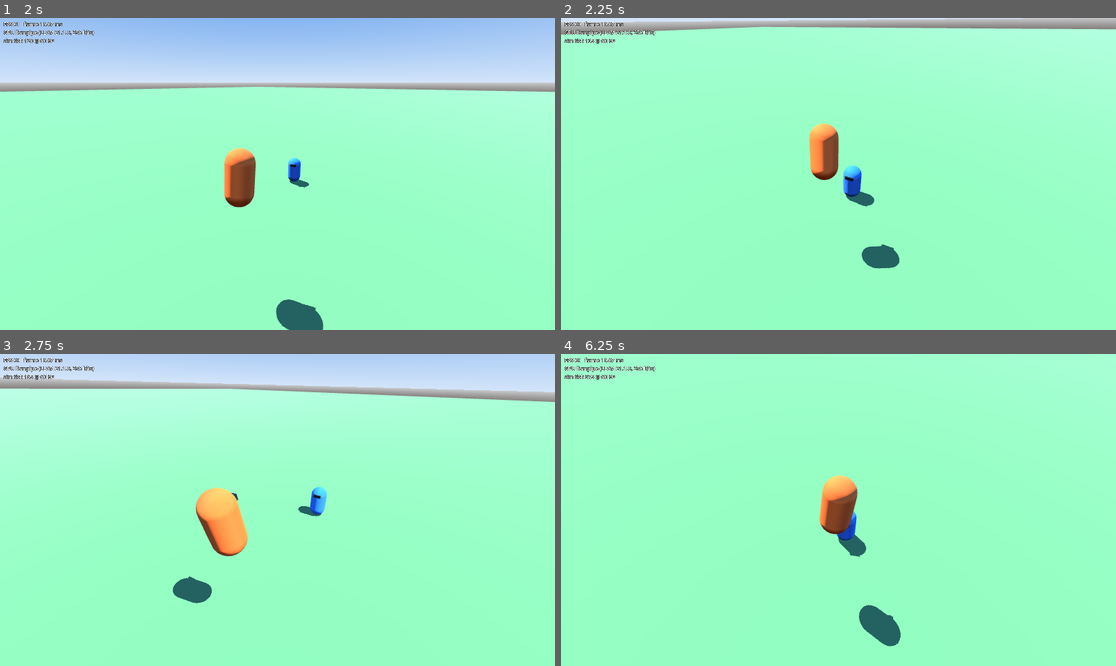
Above: before the commit, frames 1-4 (two rows, left to right).
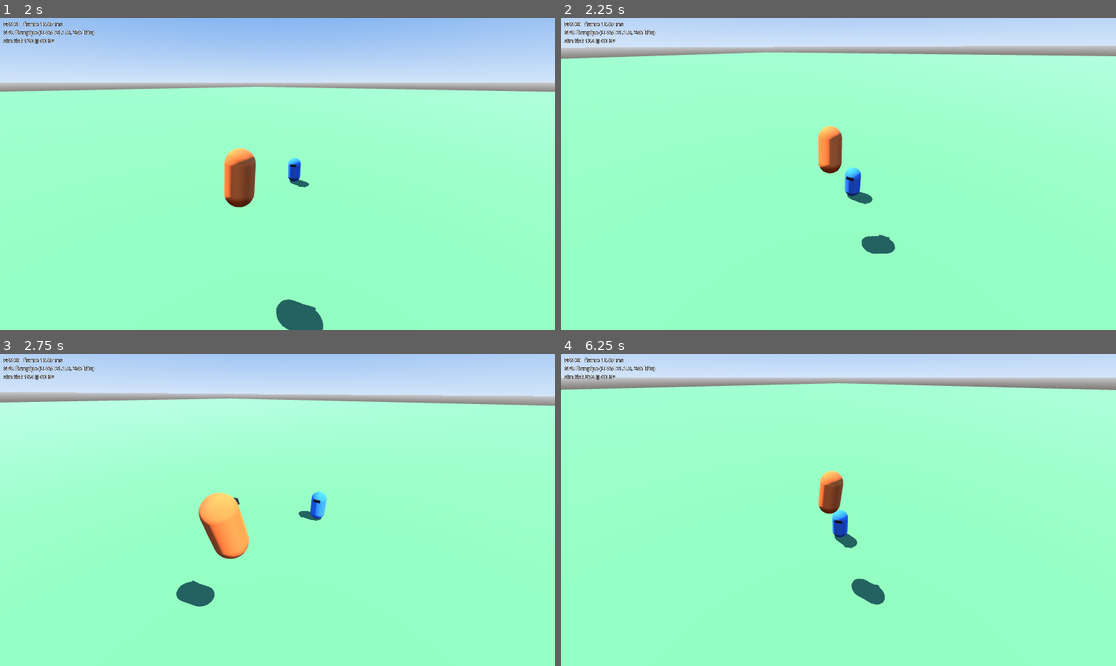
Above: after the commit, the same moments.

Repository: ArnabChatterjee20k/skybreak
Game: Godot game, scene res://game/levels/test_arena.tscn
The game is run twice, just before and just after one commit, with the same random seed, the same clock (stepped at 60 frames per second) and the same inputs.
Inputs (mouse positions are in pixels of both pictures, inside the frame that each line leads up to):
- Up to frame 1 (2 s): tap Enter at 0.5 s; move the mouse to (399, 158) at 0.52 s; hold D (move_right) 0.53-1.28 s; tap Space (ascend) at 0.6 s; click (399, 158) at 0.67 s; move the mouse to (249, 174) at 1.27 s; hold W (move_forward) from 1.28 s (still down); tap E (fighter_block) at 1.35 s
- Up to frame 2 (2.25 s): keep holding W (move_forward); move the mouse to (849, 167) at 2.02 s; tap X (fighter_breaker) at 2.1 s
- Up to frame 3 (2.75 s): keep holding W (move_forward)
- Up to frame 4 (6.25 s): move the mouse to (832, 516) at 2.77 s; tap R (fighter_charge) at 2.85 s; click (832, 516) at 2.92 s; move the mouse to (877, 513) at 3.52 s; tap Shift (fighter_dash) at 3.6 s; move the mouse to (794, 506) at 4.27 s; tap F (fighter_grab) at 4.35 s; move the mouse to (844, 510) at 5.02 s; right-click (844, 510) at 5.1 s; click (844, 510) at 5.17 s; move the mouse to (816, 503) at 5.77 s; release W (move_forward) at 5.78 s; hold D (move_right) from 5.78 s (still down); tap Q (fighter_ki_blast) at 5.85 s

Frame 1 is identical in both runs. In frame 2, 13% of the frame differs, in the area x 0-100%, y 0-81%; in frame 3, 6.2%; in frame 4, 13%.

Commit message:
Limit locked camera pitch; pull back and widen FOV instead (T-102b)
With a big height gap the locked camera tilted up to 83 degrees down,
nearly top-down. Now the boom pitch is clamped and, if looking at the
fighters' midpoint is still steeper than 35 degrees down or 25 degrees up,
the camera slides horizontally away from that point until it is exactly at
the limit. The FOV widens linearly once the height angle between the
fighters passes the limit, up to +10 degrees, and FighterCamera eases to it.

Co-Authored-By: Claude Opus 5.5 <noreply@anthropic.com>

Diff:
--- a/game/levels/test_arena.tscn
+++ b/game/levels/test_arena.tscn
@@ -49,7 +49,7 @@
 body_color = Color(0.2, 0.45, 0.95, 1)
 
 [node name="FighterCamera" type="Camera3D" parent="."]
-fov = 75.0
+base_fov = 75.0
 far = 2000.0
 script = ExtResource("5_camera")
 
--- a/game/view/camera/fighter_camera.gd
+++ b/game/view/camera/fighter_camera.gd
@@ -3,6 +3,10 @@
 ## Fight camera. Free orbit around the player when unlocked; over-the-shoulder
 ## framing of both fighters when locked on. Click captures the mouse, Esc frees it.
 
+## Vertical FOV in degrees; the locked camera widens it for big height gaps.
+@export var base_fov := 75.0
+## How fast the FOV eases to its goal, per second.
+@export var fov_sharpness := 6.0
 ## Radians of camera turn per pixel of mouse movement.
 @export var mouse_sensitivity := 0.0025
 ## Exponential smoothing rates (per second): position follows faster than rotation.
@@ -54,6 +58,7 @@
 func follow(player: Vector3, target: Vector3, locked: bool, delta: float) -> void:
 	_seconds_since_mouse_moved += delta
 	var goal: Transform3D
+	var fov_goal := LockOnFraming.locked_fov(base_fov, player, target) if locked else base_fov
 	if locked:
 		if _seconds_since_mouse_moved > orbit_return_delay:
 			orbit = orbit.lerp(Vector2.ZERO, _blend(orbit_return_sharpness, delta))
@@ -66,8 +71,10 @@
 
 	if not _has_pose:
 		global_transform = goal
+		fov = fov_goal
 		_has_pose = true
 		return
+	fov = lerpf(fov, fov_goal, _blend(fov_sharpness, delta))
 	var position_now := global_position.lerp(goal.origin, _blend(position_sharpness, delta))
 	var rotation_now := global_basis.get_rotation_quaternion().slerp(
 		goal.basis.get_rotation_quaternion(), _blend(rotation_sharpness, delta))
--- a/game/view/camera/lock_on_framing.gd
+++ b/game/view/camera/lock_on_framing.gd
@@ -24,6 +24,12 @@
 ## How much of the opponent's elevation the boom follows: opponent above means
 ## camera below, so both stay in view.
 const ELEVATION_FOLLOW := 0.7
+## Steepest the locked camera may look down / up. Bigger height gaps pull the
+## camera back and widen the FOV instead of tilting further.
+const MAX_VIEW_PITCH_DOWN := deg_to_rad(35.0)
+const MAX_VIEW_PITCH_UP := deg_to_rad(25.0)
+## Most the FOV widens (degrees) for big height gaps.
+const MAX_FOV_BOOST := 10.0
 ## The opponent must cross this far past centre before the shoulder flips.
 const SHOULDER_SWITCH_MARGIN := 0.15
 
@@ -43,14 +49,27 @@
 	var boom := behind.rotated(Vector3.UP, side_angle + clamped.x)
 	var boom_side := boom.cross(Vector3.UP).normalized()
 	var elevation := atan2(to_target.y, maxf(flat.length(), 0.01))
-	boom = boom.rotated(boom_side, clamped.y - elevation * ELEVATION_FOLLOW)
+	var boom_pitch := clampf(clamped.y - elevation * ELEVATION_FOLLOW, -MAX_VIEW_PITCH_UP, MAX_VIEW_PITCH_DOWN)
+	boom = boom.rotated(boom_side, boom_pitch)
 
 	var position := player \
 		+ boom * lerpf(CLOSE_BOOM_LENGTH, FAR_BOOM_LENGTH, far_blend) \
 		+ Vector3.UP * lerpf(CLOSE_HEIGHT, FAR_HEIGHT, far_blend) \
 		+ facing.cross(Vector3.UP).normalized() * SHOULDER_OFFSET * shoulder
 	var look_at_point := player.lerp(target, 0.5)
+	position = _pulled_back_to_pitch_limit(position, look_at_point, behind)
 	return _looking_at(position, look_at_point)
+
+
+## Vertical FOV in degrees for a locked camera with base_fov normally.
+## Widens linearly once the height angle between the fighters passes the pitch
+## limit, reaching MAX_FOV_BOOST 30 degrees later.
+static func locked_fov(base_fov: float, player: Vector3, target: Vector3) -> float:
+	var gap := target - player
+	var height_angle := atan2(absf(gap.y), maxf(Vector2(gap.x, gap.z).length(), 0.01))
+	var limit := MAX_VIEW_PITCH_UP if gap.y > 0.0 else MAX_VIEW_PITCH_DOWN
+	var excess := clampf((height_angle - limit) / deg_to_rad(30.0), 0.0, 1.0)
+	return base_fov + MAX_FOV_BOOST * excess
 
 
 ## Camera pose while not locked on: orbit the player at yaw/pitch.
@@ -86,6 +105,19 @@
 	return signf(current_side) if current_side != 0.0 else 1.0
 
 
+## Slides the camera horizontally away from the look point until looking at it
+## is no steeper than the pitch limits. Keeps the camera's height.
+static func _pulled_back_to_pitch_limit(position: Vector3, look_at_point: Vector3, behind: Vector3) -> Vector3:
+	var to_look := look_at_point - position
+	var flat := Vector3(to_look.x, 0.0, to_look.z)
+	var limit := MAX_VIEW_PITCH_DOWN if to_look.y < 0.0 else MAX_VIEW_PITCH_UP
+	var needed := absf(to_look.y) / tan(limit)
+	if flat.length() >= needed:
+		return position
+	var away := -flat.normalized() if flat.length() > 0.01 else behind
+	return position + away * (needed - flat.length())
+
+
 static func _looking_at(position: Vector3, look_at_point: Vector3) -> Transform3D:
 	var direction := look_at_point - position
 	if direction.length() < 0.001:
--- a/tests/view/test_fighter_camera.gd
+++ b/tests/view/test_fighter_camera.gd
@@ -37,3 +37,16 @@
 	var held := _camera.orbit.x
 	_camera.follow(Vector3.ZERO, Vector3(0, 0, -10), true, 0.1)
 	assert_almost_eq(_camera.orbit.x, held, 0.0001)
+
+
+func test_fov_widens_for_a_big_height_gap_and_returns_when_unlocked() -> void:
+	var player := Vector3.ZERO
+	var above := Vector3(0, 60, -2)
+	_camera.follow(player, above, true, 1.0 / 60.0)
+	for _frame in 240:
+		_camera.follow(player, above, true, 1.0 / 60.0)
+	assert_almost_eq(_camera.fov, LockOnFraming.locked_fov(_camera.base_fov, player, above), 0.05)
+	assert_gt(_camera.fov, _camera.base_fov)
+	for _frame in 240:
+		_camera.follow(player, above, false, 1.0 / 60.0)
+	assert_almost_eq(_camera.fov, _camera.base_fov, 0.05)
--- a/tests/view/test_lock_on_framing.gd
+++ b/tests/view/test_lock_on_framing.gd
@@ -13,11 +13,12 @@
 
 
 ## True if the point is in front of the camera and inside 90% of the view.
-func _on_screen(camera: Transform3D, point: Vector3) -> bool:
+func _on_screen(camera: Transform3D, point: Vector3, vertical_fov: float = VERTICAL_FOV) -> bool:
 	var local := camera.affine_inverse() * point
 	if local.z >= 0.0:
 		return false
-	var half := _half_fovs() * 0.9
+	var half_vertical := vertical_fov / 2.0
+	var half := Vector2(atan(tan(half_vertical) * ASPECT), half_vertical) * 0.9
 	return absf(atan2(local.x, -local.z)) < half.x and absf(atan2(local.y, -local.z)) < half.y
 
 
@@ -91,3 +92,37 @@
 	var pivot := PLAYER + Vector3.UP * LockOnFraming.FREE_LOOK_HEIGHT
 	var elevation := asin((pose.origin - pivot).normalized().y)
 	assert_almost_eq(elevation, LockOnFraming.MAX_FREE_PITCH, 0.001)
+
+
+## Camera view pitch in radians: negative looks down.
+func _view_pitch(camera: Transform3D) -> float:
+	return asin(clampf(-camera.basis.z.y, -1.0, 1.0))
+
+
+func test_view_pitch_stays_inside_limits_for_big_height_gaps() -> void:
+	for flat_distance in [2.0, 5.0, 12.0, 40.0]:
+		for height in [-60.0, -20.0, -8.0, 8.0, 20.0, 60.0]:
+			var target := PLAYER + Vector3(0, height, -flat_distance)
+			var pose := LockOnFraming.locked_pose(PLAYER, target, 1.0, Vector2.ZERO)
+			var pitch := _view_pitch(pose)
+			var where := "flat=%s height=%s pitch=%.1f" % [flat_distance, height, rad_to_deg(pitch)]
+			assert_gte(pitch, -LockOnFraming.MAX_VIEW_PITCH_DOWN - 0.001, "not steeper down " + where)
+			assert_lte(pitch, LockOnFraming.MAX_VIEW_PITCH_UP + 0.001, "not steeper up " + where)
+
+
+func test_both_fighters_on_screen_for_big_height_gaps_with_widened_fov() -> void:
+	for flat_distance in [2.0, 5.0, 12.0, 40.0]:
+		for height in [-60.0, -20.0, 20.0, 60.0]:
+			var target := PLAYER + Vector3(0, height, -flat_distance)
+			var pose := LockOnFraming.locked_pose(PLAYER, target, 1.0, Vector2.ZERO)
+			var fov := deg_to_rad(LockOnFraming.locked_fov(75.0, PLAYER, target))
+			var where := "flat=%s height=%s" % [flat_distance, height]
+			assert_true(_on_screen(pose, PLAYER, fov), "player visible " + where)
+			assert_true(_on_screen(pose, target, fov), "target visible " + where)
+
+
+func test_fov_widens_only_for_big_height_gaps_and_at_most_ten_degrees() -> void:
+	assert_eq(LockOnFraming.locked_fov(75.0, PLAYER, PLAYER + Vector3(0, 0, -10)), 75.0)
+	var steep := LockOnFraming.locked_fov(75.0, PLAYER, PLAYER + Vector3(0, 60, -2))
+	assert_gt(steep, 75.0)
+	assert_lte(steep, 75.0 + LockOnFraming.MAX_FOV_BOOST)
Not shown, changed: TODO.md
